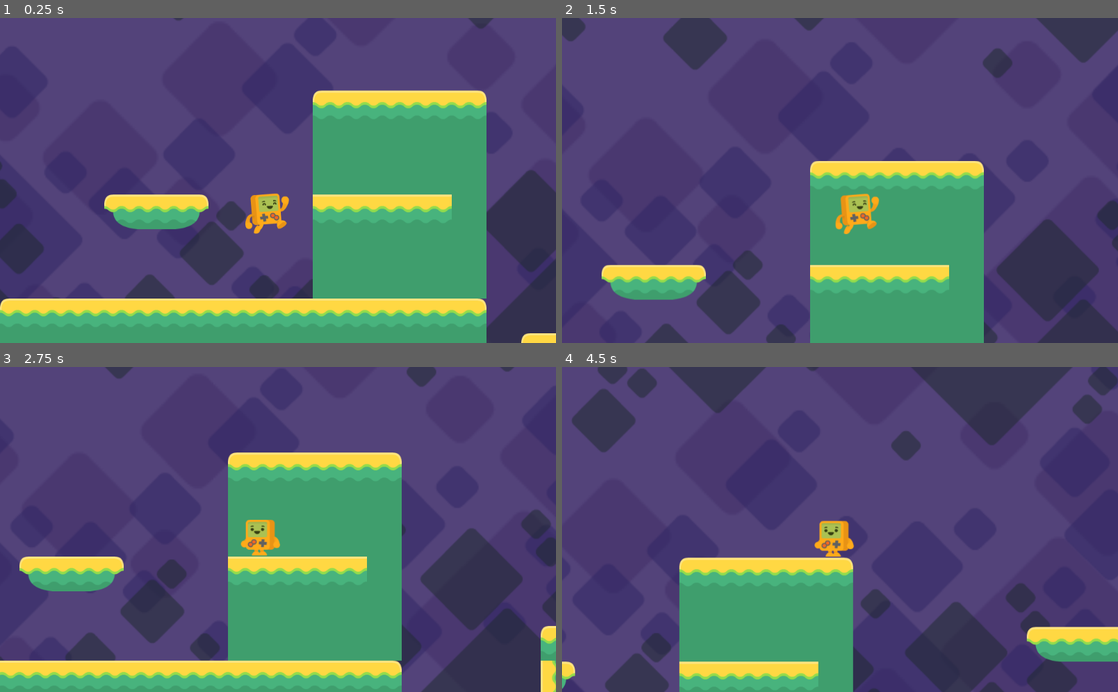
Above: before the commit, frames 1-4 (two rows, left to right).
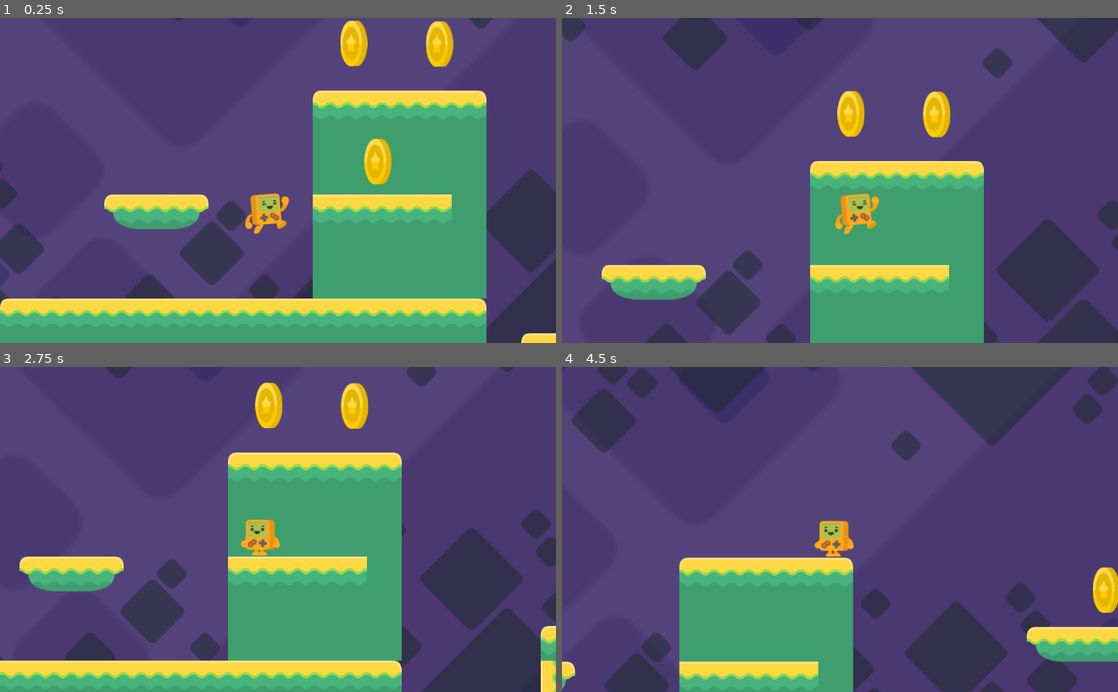
Above: after the commit, the same moments.

Repository: mdjones/borncg-2d-tut
Game: Godot game, scene res://Level1.tscn
Same seed, same stepped clock (60 frames per second), same inputs: the game is played once before the commit and once after it. The project has no main scene, so this scene is started directly.
Inputs:
- Up to frame 1 (0.25 s): no input
- Up to frame 2 (1.5 s): hold Right (right) from 0.53 s (still down); tap Space (jump) at 0.77 s
- Up to frame 3 (2.75 s): tap Space (jump) at 1.52 s; release Right (right) at 2.03 s; hold A (left) from 2.03 s (still down)
- Up to frame 4 (4.5 s): release A (left) at 2.78 s; hold Right (right) 2.78-4.28 s; tap Space (jump) at 3.02, 3.77 s; hold A (left) from 4.28 s (still down)

The runs differ from the first frame. In frame 1, 1.8% of the frame differs, in the area x 61-82%, y 0-52%; in frame 2, 1.2%; in frame 3, 1.2%; in frame 4, 0.6%.

Commit message:
Part 10: Coins Collisions & Layers. https://www.youtube.com/watch?v=AyzMkCWaB1c&list=PLda3VoSoc_TSBBOBYwcmlamF1UrjVtccZ&index=18

Diff:
--- a/Level1.tscn
+++ b/Level1.tscn
@@ -1,10 +1,11 @@
-[gd_scene load_steps=9 format=2]
+[gd_scene load_steps=10 format=2]
 
 [ext_resource path="res://WorldTileSet.tres" type="TileSet" id=1]
 [ext_resource path="res://Steve.tscn" type="PackedScene" id=2]
 [ext_resource path="res://OneWayTileSet.tres" type="TileSet" id=3]
 [ext_resource path="res://assets/background/set2_background.png" type="Texture" id=4]
 [ext_resource path="res://assets/background/set2_tiles.png" type="Texture" id=5]
+[ext_resource path="res://coin.tscn" type="PackedScene" id=6]
 
 [sub_resource type="RectangleShape2D" id=1]
 extents = Vector2( 128, 32 )
@@ -19,11 +20,15 @@
 
 [node name="TileSolidMap" type="TileMap" parent="."]
 tile_set = ExtResource( 1 )
+collision_layer = 2
+collision_mask = 49
 format = 1
 tile_data = PoolIntArray( 131068, 0, 0, 65570, 5, 0, 65571, 2, 0, 65572, 2, 0, 65573, 2, 0, 65574, 2, 0, 65575, 6, 0, 1 …(2633 unchanged characters)…
 
 [node name="TilesOneWay" type="TileMap" parent="."]
 tile_set = ExtResource( 3 )
+collision_layer = 2
+collision_mask = 49
 format = 1
 tile_data = PoolIntArray( 65542, 1, 0, 65543, 2, 0, 65544, 2, 0, 65545, 2, 0, 65546, 3, 0, 131078, 0, 0, 131079, 0, 0,  …(322 unchanged characters)…
 
@@ -41,6 +46,7 @@
 
 [node name="Steve" parent="." instance=ExtResource( 2 )]
 position = Vector2( 300, 200 )
+collision_mask = 30
 
 [node name="Camera2D" type="Camera2D" parent="Steve"]
 position = Vector2( 1, 0 )
@@ -64,7 +70,8 @@
 
 [node name="farblocks" type="ParallaxLayer" parent="ParallaxBackground"]
 modulate = Color( 0.733333, 0.639216, 0.788235, 0.505882 )
-position = Vector2( 0, -1000 )
+position = Vector2( 0.3, 0.3 )
+scale = Vector2( 2, 2 )
 motion_scale = Vector2( 0.25, 0.25 )
 motion_mirroring = Vector2( 2560, 1920 )
 
@@ -75,7 +82,7 @@
 
 [node name="middle blocks" type="ParallaxLayer" parent="ParallaxBackground"]
 modulate = Color( 0.517647, 0.521569, 0.760784, 0.490196 )
-position = Vector2( 0, -500 )
+position = Vector2( 0.3, 0.3 )
 motion_scale = Vector2( 0.4, 0.4 )
 motion_mirroring = Vector2( 1600, 1200 )
 
@@ -98,6 +105,7 @@
 [node name="FallZone" type="Area2D" parent="."]
 position = Vector2( 2627.06, 827.955 )
 scale = Vector2( 14.12, 4.28001 )
+collision_layer = 4
 __meta__ = {
 "_edit_group_": true
 }
@@ -105,4 +113,16 @@
 [node name="CollisionShape2D" type="CollisionShape2D" parent="FallZone"]
 shape = SubResource( 3 )
 
+[node name="coin1" parent="." instance=ExtResource( 6 )]
+position = Vector2( 504.127, 195.331 )
+
+[node name="coin2" parent="." instance=ExtResource( 6 )]
+position = Vector2( 1170.55, 123.518 )
+
+[node name="coin3" parent="." instance=ExtResource( 6 )]
+position = Vector2( 617.591, -21.5439 )
+
+[node name="coin4" parent="." instance=ExtResource( 6 )]
+position = Vector2( 459.603, -22.9802 )
+
 [connection signal="body_entered" from="FallZone" to="Steve" method="_on_FallZone_body_entered"]
--- /dev/null
+++ b/coin.gd
@@ -0,0 +1,7 @@
+extends Area2D
+
+
+
+
+func _on_coin_body_entered(body):
+	queue_free()
--- /dev/null
+++ b/coin.tscn
@@ -0,0 +1,32 @@
+[gd_scene load_steps=7 format=2]
+
+[ext_resource path="res://assets/coin/gold_1.png" type="Texture" id=1]
+[ext_resource path="res://coin.gd" type="Script" id=2]
+[ext_resource path="res://assets/coin/gold_2.png" type="Texture" id=3]
+[ext_resource path="res://assets/coin/gold_3.png" type="Texture" id=4]
+
+[sub_resource type="CircleShape2D" id=1]
+radius = 46.9731
+
+[sub_resource type="SpriteFrames" id=2]
+animations = [ {
+"frames": [ ExtResource( 1 ), ExtResource( 3 ), ExtResource( 4 ) ],
+"loop": true,
+"name": "spin",
+"speed": 5.0
+} ]
+
+[node name="coin" type="Area2D"]
+collision_layer = 0
+script = ExtResource( 2 )
+
+[node name="CollisionShape2D" type="CollisionShape2D" parent="."]
+shape = SubResource( 1 )
+
+[node name="AnimatedSprite" type="AnimatedSprite" parent="."]
+frames = SubResource( 2 )
+animation = "spin"
+frame = 1
+playing = true
+
+[connection signal="body_entered" from="." to="." method="_on_coin_body_entered"]
--- a/project.godot
+++ b/project.godot
@@ -39,6 +39,15 @@
  ]
 }
 
+[layer_names]
+
+2d_physics/layer_1="player"
+2d_physics/layer_2="platform"
+2d_physics/layer_3="fallzone"
+2d_physics/layer_4="item"
+2d_physics/layer_5="enemy"
+2d_physics/layer_6="fireball"
+
 [physics]
 
 common/enable_pause_aware_picking=true
Binary file added: assets/coin/gold_1.png
Not shown, added: assets/coin/gold_1.png.import
Binary file added: assets/coin/gold_2.png
Not shown, added: assets/coin/gold_2.png.import
Binary file added: assets/coin/gold_3.png
Not shown, added: assets/coin/gold_3.png.import
Not shown, added: assets/coin.zip
